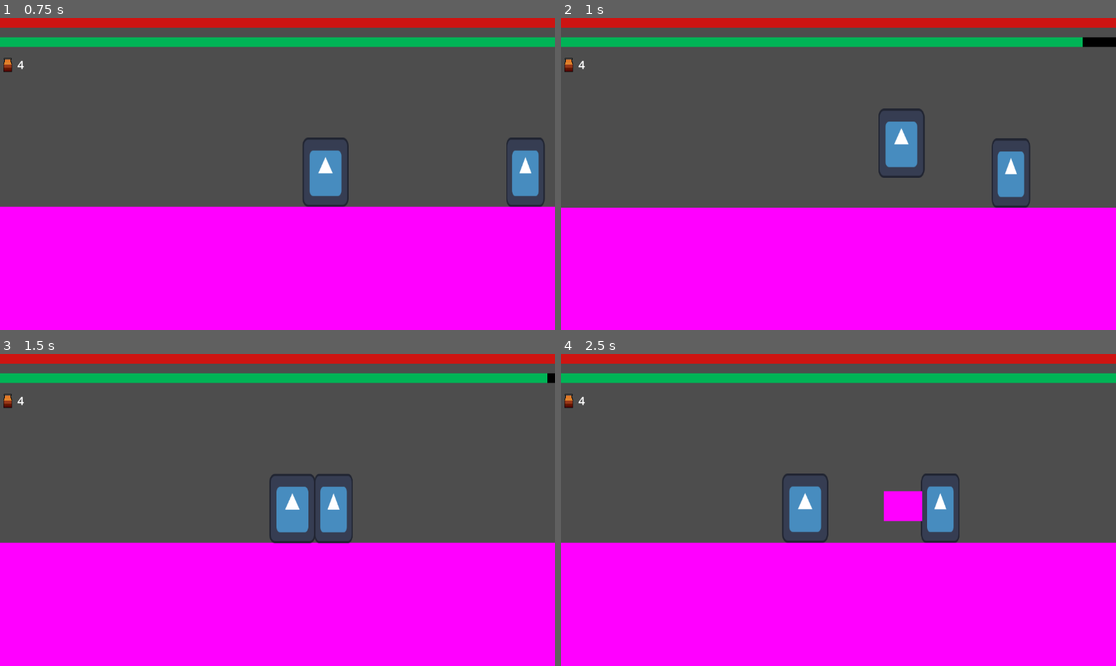
Above: before the commit, frames 1-4 (two rows, left to right).
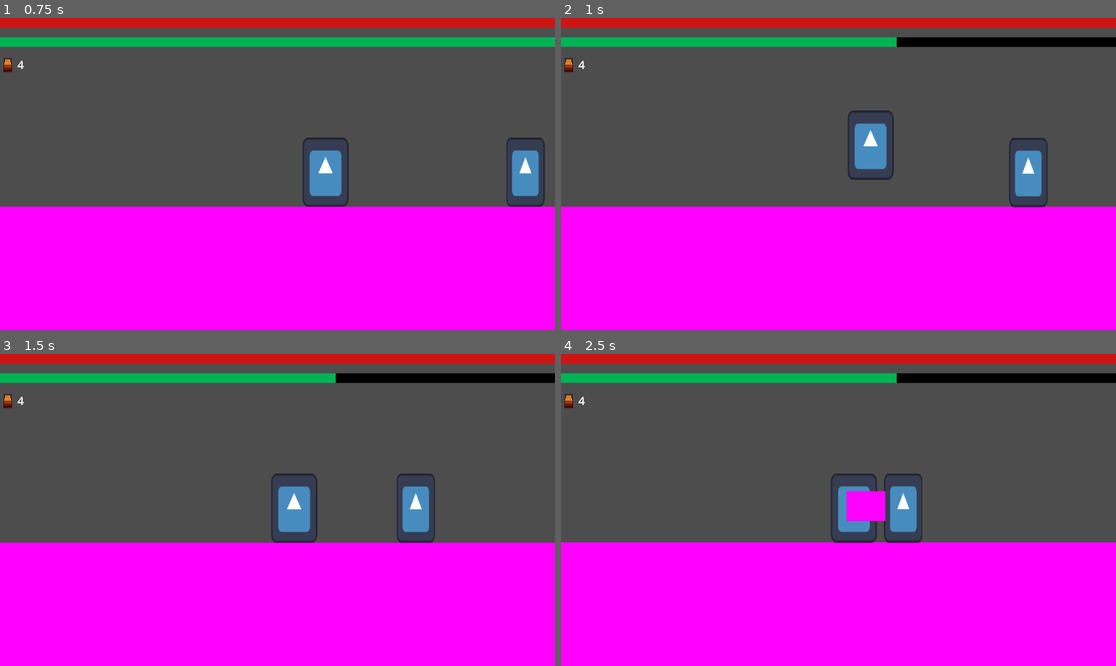
Above: after the commit, the same moments.

Repository: CodeScratcher/soulslike
Game: Godot game, scene res://Levels/test_scene.tscn
Two runs of this game, one before a commit and one after it. Both use one fixed random seed, a clock stepped at 60 frames per second and the inputs below. The engine's default icon, where the game draws it, is replaced by a stand-in: a white triangle on a blue panel in a dark square.
Inputs (mouse positions are in pixels of both pictures, inside the frame that each line leads up to):
- Up to frame 1 (0.75 s): move the mouse to (399, 158) at 0.52 s; hold D (right) from 0.53 s (still down); tap E (heal) at 0.6 s
- Up to frame 2 (1 s): keep holding D (right); tap W (jump) at 0.77 s; right-click (960, 158) at 0.8 s
- Up to frame 3 (1.5 s): keep holding D (right); move the mouse to (166, 525) at 1.27 s; right-click (166, 525) at 1.35 s
- Up to frame 4 (2.5 s): tap W (jump) at 1.52 s; tap E (heal) at 1.55, 2.1 s; move the mouse to (894, 441) at 2.02 s; release D (right) at 2.03 s; hold A (left) from 2.03 s (still down); right-click (894, 441) at 2.3 s

Frame 1 is identical in both runs. In frame 2, 4.8% of the frame differs, in the area x 0-100%, y 6-61%; in frame 3, 3.5%; in frame 4, 5.9%.

Commit message:
Player heavy attack
no damage for it yet

Diff:
--- a/Objects/Player.tscn
+++ b/Objects/Player.tscn
@@ -112,9 +112,38 @@
 "values": [1, 5]
 }
 
+[sub_resource type="Animation" id="Animation_j070o"]
+resource_name = "heavy_attack"
+length = 2.0
+tracks/0/type = "value"
+tracks/0/imported = false
+tracks/0/enabled = true
+tracks/0/path = NodePath("Hitbox:visible")
+tracks/0/interp = 1
+tracks/0/loop_wrap = true
+tracks/0/keys = {
+"times": PackedFloat32Array(0.8, 1.7),
+"transitions": PackedFloat32Array(1, 1),
+"update": 1,
+"values": [true, false]
+}
+tracks/1/type = "value"
+tracks/1/imported = false
+tracks/1/enabled = true
+tracks/1/path = NodePath("Hitbox/CollisionShape2D:disabled")
+tracks/1/interp = 1
+tracks/1/loop_wrap = true
+tracks/1/keys = {
+"times": PackedFloat32Array(0.8, 1.7),
+"transitions": PackedFloat32Array(1, 1),
+"update": 1,
+"values": [false, true]
+}
+
 [sub_resource type="AnimationLibrary" id="AnimationLibrary_kr5nq"]
 _data = {
 "attack": SubResource("Animation_xbd5x"),
+"heavy_attack": SubResource("Animation_j070o"),
 "roll": SubResource("Animation_vm236"),
 "roll_left": SubResource("Animation_hwddi")
 }
@@ -127,7 +156,6 @@
 
 [node name="Player" type="CharacterBody2D" groups=["player"]]
 collision_layer = 8
-collision_mask = 5
 script = ExtResource("1_ck7nh")
 metadata/_edit_horizontal_guides_ = [-24.0, -72.0]
 
@@ -160,6 +188,7 @@
 [node name="HurtboxCollider" type="CollisionShape2D" parent="Hurtbox"]
 position = Vector2(1, -1)
 shape = SubResource("RectangleShape2D_qdofb")
+disabled = true
 debug_color = Color(0.721569, 0.0745098, 0.733333, 0.419608)
 
 [node name="Hitbox" type="Area2D" parent="."]
--- a/Scripts/Player.gd
+++ b/Scripts/Player.gd
@@ -71,9 +71,14 @@
 		$AnimationPlayer.play("attack")
 		stamina -= 10
 
+func handle_heavy_attack(delta):
+	if Input.is_action_just_pressed("heavy") and stamina >= 35:
+		$AnimationPlayer.play("heavy_attack")
+		stamina -= 35
+
 func _physics_process(delta):
 	var in_roll = $AnimationPlayer.current_animation == "roll" or $AnimationPlayer.current_animation == "roll_left"
-	var in_attack = $AnimationPlayer.current_animation == "attack"
+	var in_attack = $AnimationPlayer.current_animation == "attack" or $AnimationPlayer.current_animation == "heavy_attack"
 	var neutral = (not in_roll) and (not in_attack)
 
 	handle_gravity(delta)
@@ -83,6 +88,7 @@
 		handle_jump(delta)
 		handle_roll(delta)
 		handle_attack(delta)
+		handle_heavy_attack(delta)
 	elif in_roll:
 		print(velocity.x)
 		velocity.x = ROLL_SPEED * (-1 if $Sprite2D.flip_h else 1)
@@ -119,10 +125,8 @@
 func heal():
 	if Input.is_action_just_pressed("heal"):
 		# learn about and statements
-		if hp != MAX_HP:
-			if flasks > 0:
-				hp += 30
-				flasks -= 1
-			# look at the clamp function
-			if hp > MAX_HP:
-				hp = MAX_HP
+		if hp != MAX_HP and flasks > 0:
+			hp += 30
+			flasks -= 1
+		# look at the clamp function
+		hp = clamp(hp, 0, MAX_HP)
--- a/Scripts/test_enemy.gd
+++ b/Scripts/test_enemy.gd
@@ -38,7 +38,6 @@
 
 func enemy_bonked(area):
 	hp -= 10
-
 	if hp <= 0:
 		queue_free()
 
Not shown: 1 places in Objects/Player.tscn that only renumber resources
